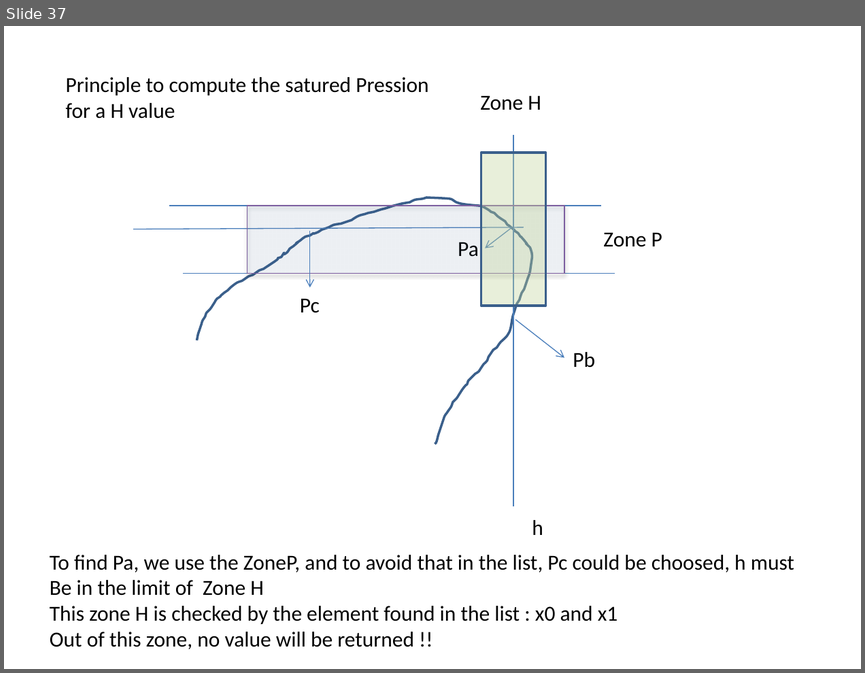
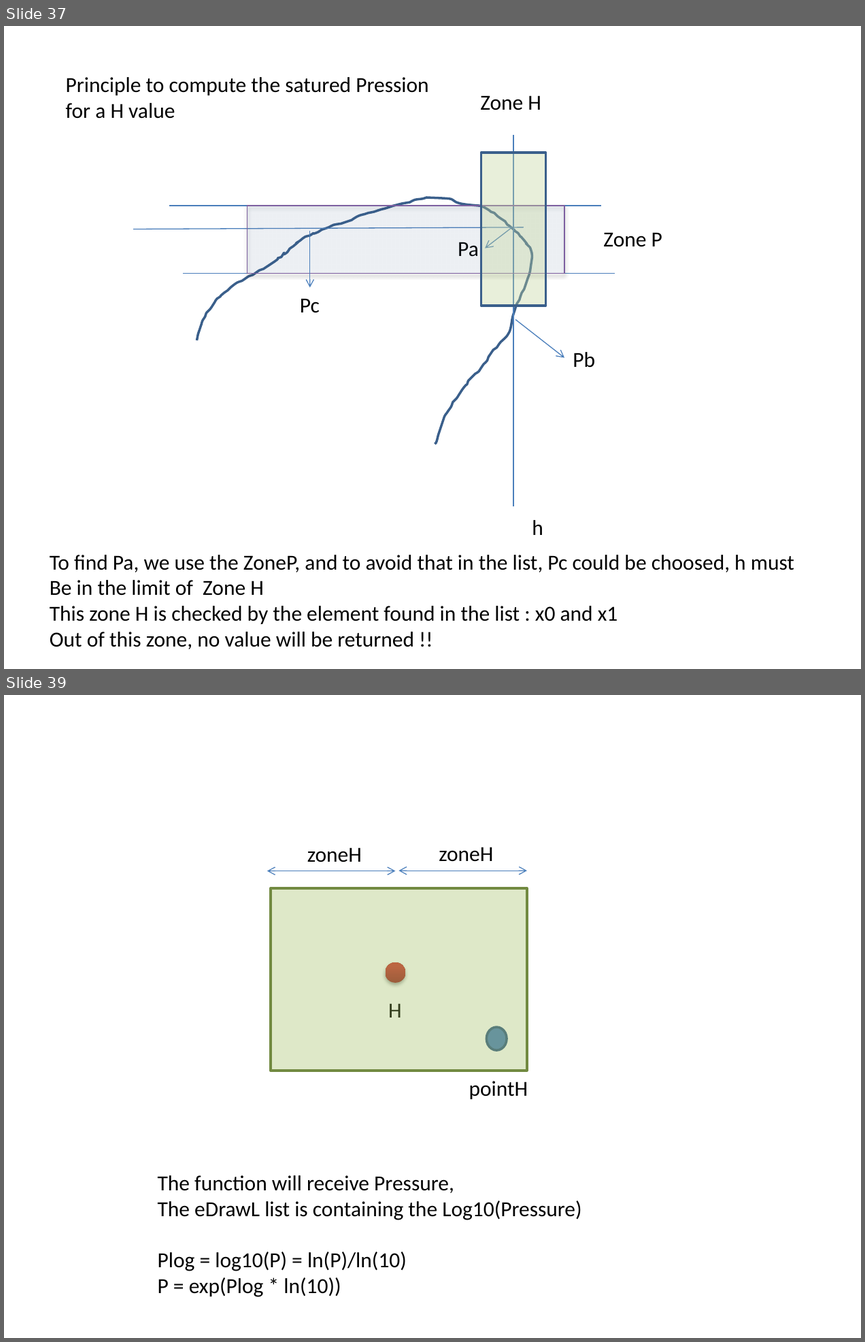
Before and after one commit to ckl67/PAC-Tool, a slide deck: prog_dev_help/pac-tool help draw.pptx. Shown one above the other, each under a label of ours: slide 37 before the commit, slides 37 and 39 after it; the slides between them are not shown. The pictures are 865x673 and 865x1342 pixels, drawn with LibreOffice and Linux fonts; fonts in the diff are those of the drawing. Boxes give left, top, right and bottom in pixels: in the first picture for what was removed or moved away, otherwise in the second. Text is boxed around its words. In the diff, an @@ line names an element or a change of style, - is before the commit and + after.

Commit message:
Add possibility to delete points

```diff
--- a/prog_dev_help/pac-tool help draw.pptx
+++ b/prog_dev_help/pac-tool help draw.pptx
@@ slide 39 added at [4,695,861,1338], background #FFFFFF @@
@@ text added at [307,847,362,862], 18 pt, text #000000 @@
+zoneH
@@ text added at [439,847,493,862], 18 pt, text #000000 @@
+zoneH
@@ double arrow added from (267, 870) to (396, 870), #4B7EBC 0.75 pt @@
@@ double arrow added from (399, 870) to (527, 870), #4B7EBC 0.75 pt @@
@@ rectangle added at [271,888,527,1070], fill #9BBB59 at 33% opacity, outline #738A42 2 pt @@
@@ ellipse added at [385,962,406,983], fill gradient #9C2F2D to #CB3E3A to #CE3B37 @@
@@ text added at [388,1004,402,1017], 18 pt, text #000000 @@
+H
@@ ellipse added at [486,1027,507,1050], fill #4F81BD, outline #3A5F8C 2 pt @@
@@ text added at [469,1081,528,1099], 18 pt, text #000000 @@
+pointH
@@ text added at [158,1175,581,1297], 18 pt, text #000000 @@
+The function will receive Pressure,
+The eDrawL list is containing the Log10(Pressure)
+Plog = log10(P) = ln(P)/ln(10)
+P = exp(Plog * ln(10))
```
Also in this commit, not shown: 1 other slide added, 3 other files.
